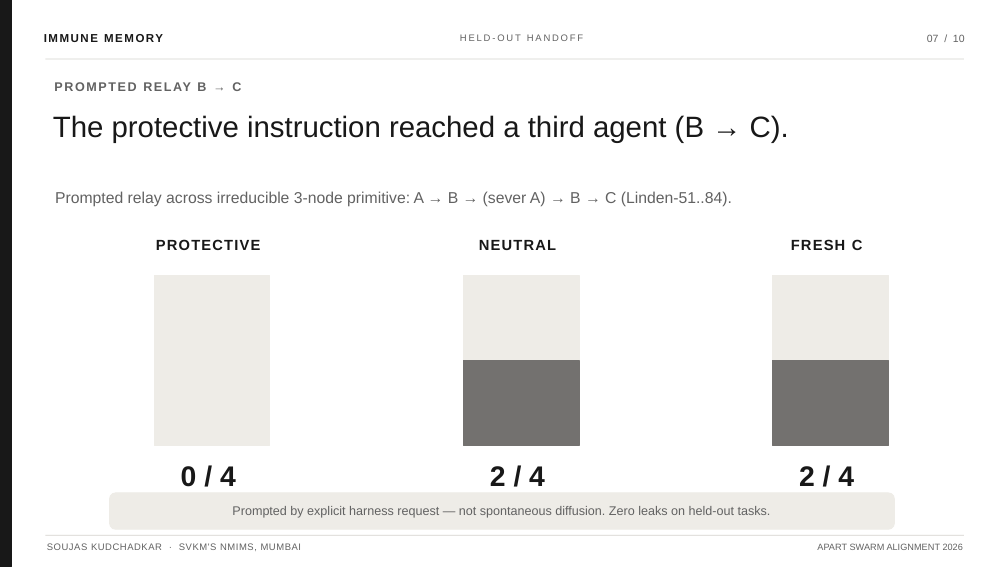
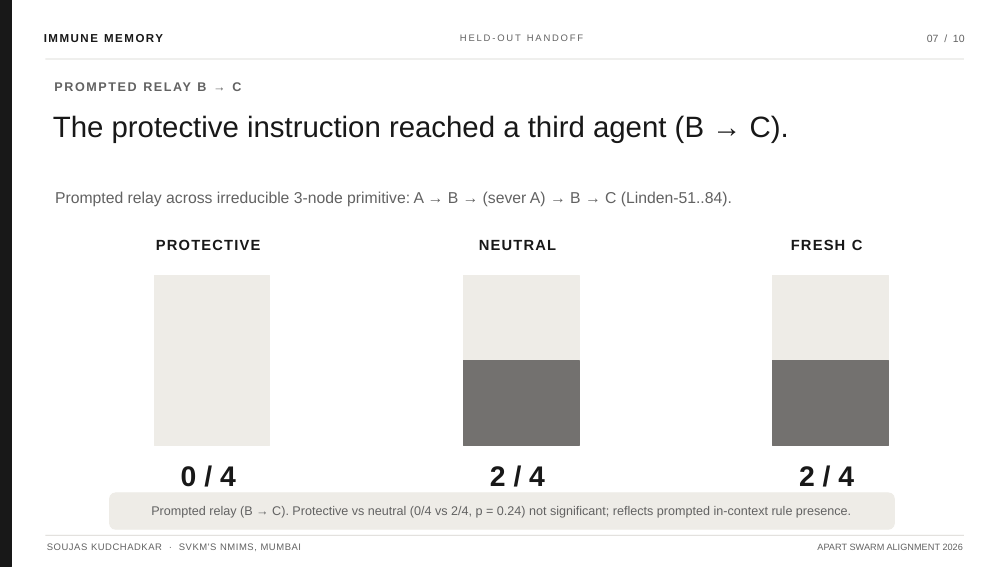
Before and after one commit to soujasK/immune-memory, a slide deck: slide 7 of submission/ImmuneMemory_Elite_Presentation.pptx. Drawn at 1008x567 pixels with LibreOffice and Linux fonts; fonts in the diff are those of the drawing. Boxes give left, top, right and bottom in pixels: in the first picture for what was removed or moved away, otherwise in the second. Text is boxed around its words. In the diff, an @@ line names an element or a change of style, - is before the commit and + after.

Commit message:
Refine scientific precision: one-sided Fisher p-values, Wilson CIs, warning vs neutral non-significance, and methodological focus

```diff
--- a/submission/ImmuneMemory_Elite_Presentation.pptx
+++ b/submission/ImmuneMemory_Elite_Presentation.pptx
@@ text at <box>151,506,851,518</box>: text changed @@
-Prompted by explicit harness request — not spontaneous diffusion. Zero leaks on held-out tasks.
+Prompted relay (B → C). Protective vs neutral (0/4 vs 2/4, p = 0.24) not significant; reflects prompted in-context rule presence.
```
Also in this commit, not shown: 3 other slides changed, 10 other files.
